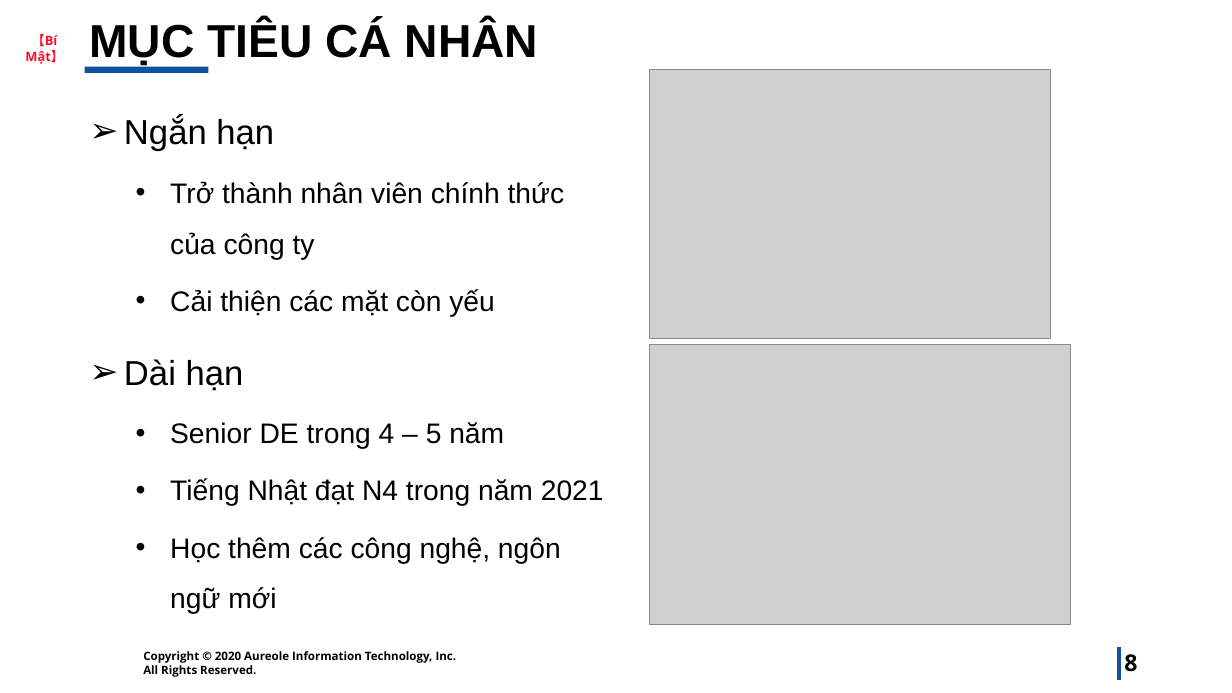
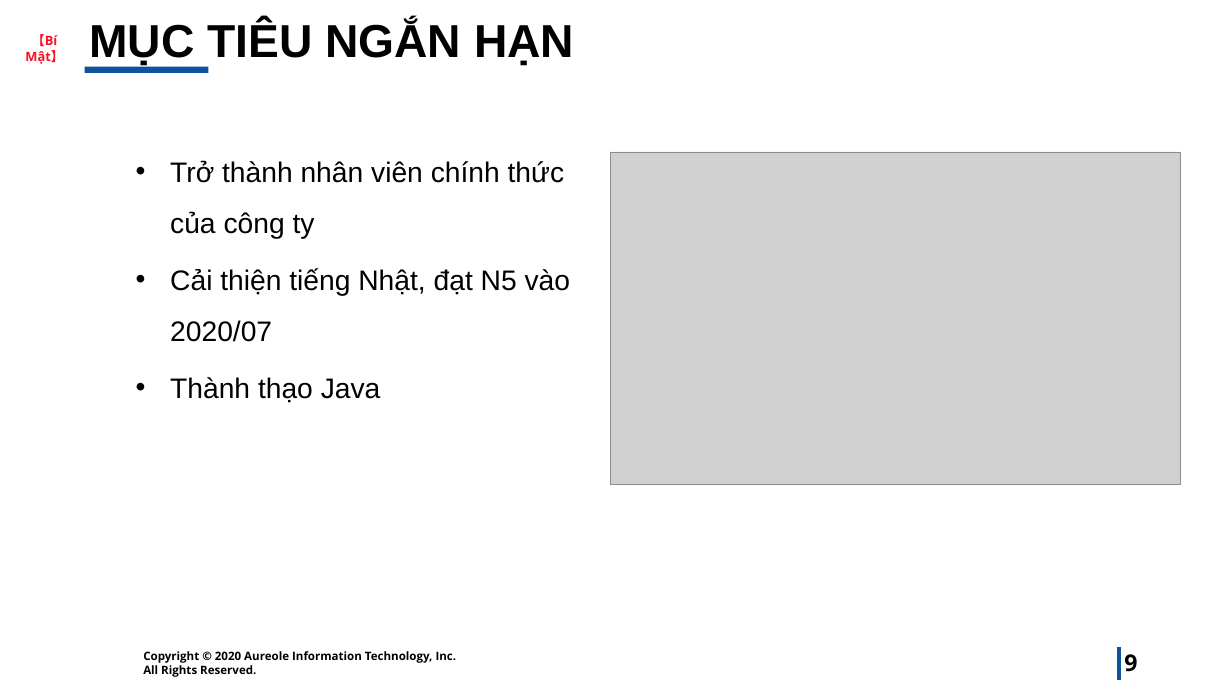
Before and after one commit to cuongdtvt/BOD1, a slide deck: slide 9 of cuongttc.pptx (slide 8 before the commit). Drawn at 1232x693 pixels with LibreOffice and Linux fonts; fonts in the diff are those of the drawing; grey boxes stand for pictures; background and template pictures are left out. Boxes give left, top, right and bottom in pixels: in the first picture for what was removed or moved away, otherwise in the second. Text is boxed around its words. In the diff, an @@ line names an element or a change of style, - is before the commit and + after.

```diff
--- a/cuongttc.pptx
+++ b/cuongttc.pptx
@@ title at (x1=89, y1=20, x2=574, y2=66): text changed @@
-MỤC TIÊU CÁ NHÂN
+MỤC TIÊU NGẮN HẠN
@@ picture removed at (x1=649, y1=70, x2=1050, y2=338) @@
@@ text at (x1=124, y1=116, x2=274, y2=151): paragraph removed @@
-➢ Ngắn hạn
@@ picture added at (x1=610, y1=152, x2=1180, y2=484) @@
@@ text at (x1=170, y1=268, x2=571, y2=403): text changed @@
-  • Cải thiện các mặt còn yếu
-➢ Dài hạn
-  • Senior DE trong 4 – 5 năm
-  • Tiếng Nhật đạt N4 trong năm 2021
-  • Học thêm các công nghệ, ngôn ngữ mới
+  • Cải thiện tiếng Nhật, đạt N5 vào 2020/07
+  • Thành thạo Java
@@ picture removed at (x1=649, y1=345, x2=1070, y2=625) @@
@@ page number at (x1=1124, y1=654, x2=1137, y2=672): text changed @@
-8
+9
```
Also in this commit, not shown: 6 other slides changed, 3 slides added, 2 slides removed, 4 other files.
